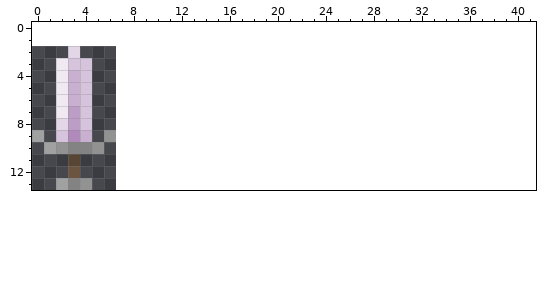
File history of a pixel-art sprite, assets/Sword.png. Above is the file before it was changed.
The file is 7x12 pixels. Colours within 5 levels of each other are drawn and written as one. The old version is drawn lined up with the new one, on the new canvas.
And afterwards:
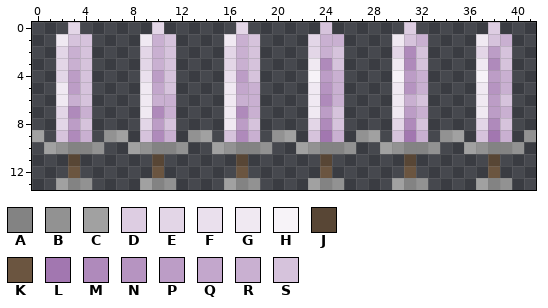
Palette (. is transparent): A #838383  B #929292  C #a1a1a1  D #ddcde2  E #e3d6e7  F #eae0ed  G #f0e9f2  H #f7f3f8  J #584635  K #6b5540  L #a277b0  M #af8abb  N #b694c1  P #bc9dc6  Q #c3a7cc  R #c9b0d1  S #d6c3dc
From old to new:
canvas 7x12 -> 42x14, the old top-left corner now at 0,2
The edit adds colour A in row 10 at x 10 to 11, 17 to 18, 24 to 25, 31 to 32 and 38 to 39; in row 13 at x 10, 17, 24, 31 and 38.
The edit adds colour B in row 9 at x 13, 20, 27, 34 and 41; in row 10 at x 9, 12, 16, 19, 23, 26, 30, 33, 37 and 40; in row 13 at x 11, 18, 25, 32 and 39.
The edit adds colour C in row 9 at x 7, 14, 21, 28 and 35; in row 10 at x 8, 15, 22, 29 and 36; in row 13 at x 9, 16, 23, 30 and 37.
The edit adds colour D in row 0 at x 31 and 38.
The edit adds colour E in row 0 at x 3, 10 and 17; in row 1 at x 23; in row 2 at x 2, 9, 16, 23, 30 and 37; in row 3 at x 9 and 16; in row 8 at x 9, 23, 30 and 37.
Colour G gives way to colour E in rows 3 to 4 at x 2; in row 7 at x 2.
The edit adds colour F in row 4 at x 9 and 16.
The edit adds colour G in row 1 at x 2, 9, 16, 30 and 37; in row 3 at x 23, 30 and 37; in rows 5 to 7 at x 9, 16, 23, 30 and 37; in row 8 at x 16.
The edit adds colour H in row 4 at x 23, 30 and 37.
The edit adds colour J in row 11 at x 10, 17, 24, 31 and 38.
The edit adds colour K in row 12 at x 10, 17, 24, 31 and 38.
The edit adds colour L in row 9 at x 24, 31 and 38.
The edit adds colour M in row 2 at x 31; in row 3 at x 24, 31 and 38; in row 6 at x 24; in row 7 at x 10 and 17; in row 8 at x 24, 31 and 38; in row 9 at x 10 and 17.
Colour P gives way to colour M in row 7 at x 3.
The edit adds colour N in row 5 at x 24, 31 and 38.
The edit adds colour P in row 2 at x 38; in row 4 at x 10, 17, 24, 31 and 38; in row 6 at x 38; in row 7 at x 24, 31 and 38; in row 8 at x 10 and 17.
Colour R gives way to colour P in rows 4 to 5 at x 3.
The edit adds colour Q in row 5 at x 10 and 17.
The edit adds colour R in row 1 at x 10, 17, 24 to 25, 32 and 39; in row 2 at x 10, 17 and 24; in row 3 at x 10 and 17; in row 4 at x 25, 32 and 39; in row 5 at x 18, 25, 32 and 39; in row 6 at x 10 to 11, 17 to 18, 25 and 31.
The edit adds colour R in row 7 at x 11, 18, 32 and 39; in row 9 at x 11, 18, 25, 32 and 39.
Colour E gives way to colour R in row 2 at x 3.
Colour S gives way to colour R in row 3 at x 3; in row 7 at x 4.
The edit adds colour S in row 0 at x 24; in row 1 at x 3 to 4, 11, 18, 31 and 38; in row 2 at x 4, 11, 18, 25, 32 and 39; in row 3 at x 11, 18, 25, 32 and 39; in row 4 at x 11 and 18; in row 5 at x 11.
The edit adds colour S in row 6 at x 32 and 39; in row 7 at x 25; in row 8 at x 11, 18, 25, 32 and 39; in row 9 at x 9, 16, 23, 30 and 37.
Pixel boxes of the changes (left, top, right, bottom) in both pictures:
changed: (56, 22, 536, 190)
